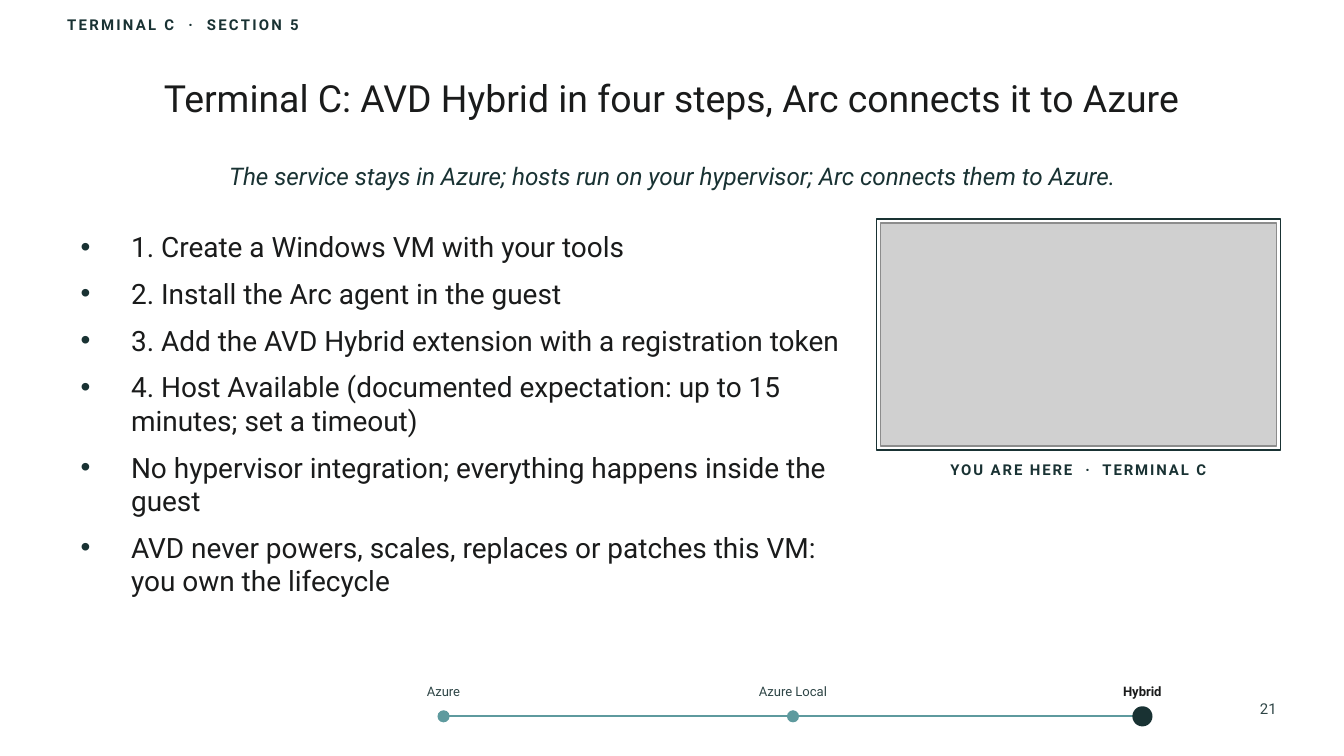
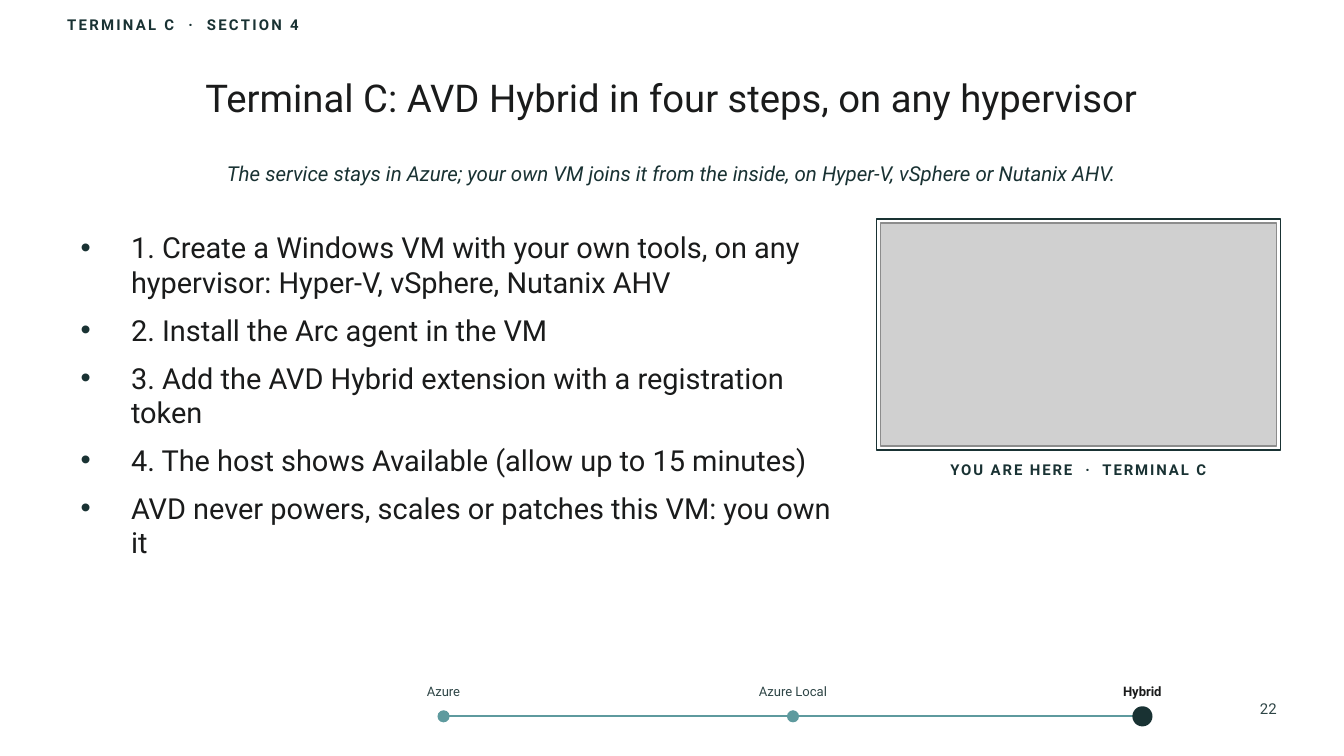
Before and after one commit to thisismydemo/nic2026_avd, a slide deck: slide 22 of presentation/AVD_Anywhere_NIC2026.pptx (slide 21 before the commit). Drawn at 1344x756 pixels with LibreOffice and Linux fonts; fonts in the diff are those of the drawing; grey boxes stand for pictures; background and template pictures are left out. Boxes give left, top, right and bottom in pixels: in the first picture for what was removed or moved away, otherwise in the second. Text is boxed around its words. In the diff, an @@ line names an element or a change of style, - is before the commit and + after.

```diff
--- a/presentation/AVD_Anywhere_NIC2026.pptx
+++ b/presentation/AVD_Anywhere_NIC2026.pptx
@@ text at (67,19,299,30): text changed @@
-TERMINAL C · SECTION 5
+TERMINAL C · SECTION 4
@@ title at (205,83,1136,120): text changed; size 20 to 20.5 pt @@
-Terminal C: AVD Hybrid in four steps, Arc connects it to Azure
+Terminal C: AVD Hybrid in four steps, on any hypervisor
@@ text at (227,165,1115,186): text changed; size 13 to 11 pt @@
-The service stays in Azure; hosts run on your hypervisor; Arc connects them to Azure.
+The service stays in Azure; your own VM joins it from the inside, on Hyper-V, vSphere or Nutanix AHV.
@@ text at (131,236,799,347): text changed; size 15 to 15.5 pt @@
-• 1. Create a Windows VM with your tools
-• 2. Install the Arc agent in the guest
+• 1. Create a Windows VM with your own tools, on any hypervisor: Hyper-V, vSphere, Nutanix AHV
+• 2. Install the Arc agent in the VM
@@ text at (131,367,784,424): size 15 to 15.5 pt in "3. Add the AVD Hybrid extension with ..." @@
@@ text at (131,448,830,554): text changed; size 15 to 15.5 pt @@
-• 4. Host Available (documented expectation: up to 15 minutes; set a timeout)
-• No hypervisor integration; everything happens inside the guest
-• AVD never powers, scales, replaces or patches this VM: you own the lifecycle
+• 4. The host shows Available (allow up to 15 minutes)
+• AVD never powers, scales or patches this VM: you own it
@@ text at (1260,703,1277,714): text changed @@
-21
+22
```
Also in this commit, not shown: 24 other slides changed, 15 slides added, 8 slides removed, 1 other file.
